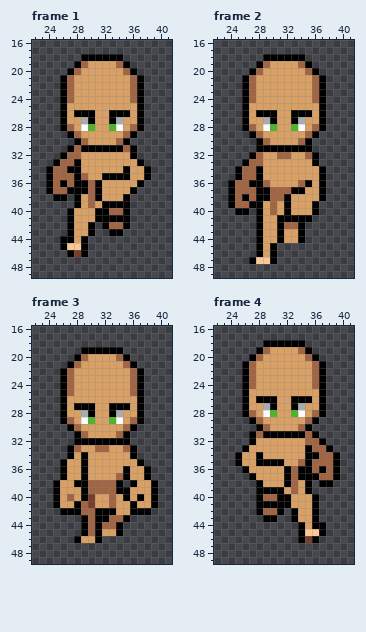
One commit to this pixel-art file: Assets/Pixel Crawler - Free Pack/Entities/Characters/Body_A/Animations/Run_Base/Run_Down.aseprite. The picture above is the old version.
64x64 pixels, 6 frames. Shown: frame 1: x 22..41, y 16..49; frame 2: x 22..41, y 16..49; frame 3: x 22..41, y 16..49; frame 4: x 22..41, y 16..49. The commit also changed other frames, which this record leaves out.
The result:
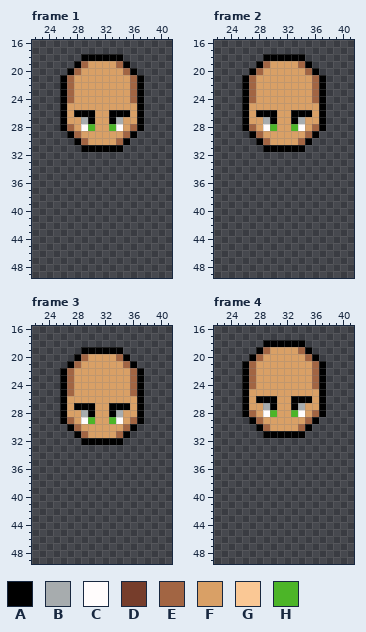
Palette (. is transparent): A #000000  B #a7acae  C #fffcfc  D #763d2b  E #a26543  F #d9a066  G #fac895  H #4cb528
Change:
layer "Legs" now hidden
layer "Chest" now hidden
layer "Arm_R" now hidden
Changed rows in their new state; - is an unchanged pixel.
Frame 1:
first column x 24:
31 ---..------..--
32 --...........--
33 -.............-
34 ...............
35 ...............
36 ..............-
37 .............--
38 -..-........---
39 ----........---
40 ---.........---
41 ---.........---
42 ---....-....---
43 ---....--..----
44 --....---------
45 --....---------
46 ---...---------
Frame 2:
first column x 24:
31 ----.------.--
32 ---..........-
33 --...........-
34 -.............
35 -.............
36 ..............
37 ..............
38 ..............
39 .............-
40 -..-.........-
41 ----........--
42 ----.......---
43 ----.......---
44 ----.......---
45 ----...-------
46 ----...-------
47 ---....-------
Frame 3:
first column x 25:
32 ---.------.----
33 --..........---
34 --..........---
35 -............--
36 -.............-
37 -.............-
38 ..........-....
39 ...............
40 ...............
41 ...............
42 -.............-
43 ----.......----
44 ----......-----
45 ----......-----
46 ---....--------
Frame 4:
first column x 25:
31 --..------..---
32 --...........--
33 -.............-
34 ...............
35 ...............
36 -..............
37 --.............
38 ---........-..-
39 ---........----
40 ---.........---
41 ---.........---
42 ---....-....---
43 ----..--....---
44 ---------....--
45 ---------....--
46 ---------...---
Boxes around the changes in both pictures, in picture pixels (x1, y1, x2, y2):
erased: (46, 145, 151, 257)
erased: (228, 145, 326, 264)
erased: (53, 438, 158, 543)
erased: (235, 431, 340, 543)
